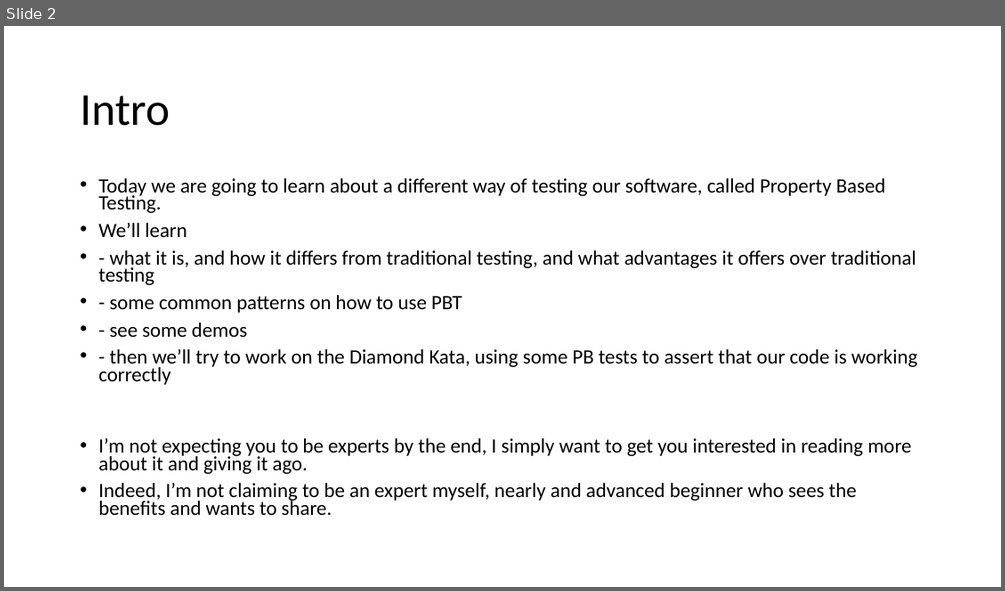
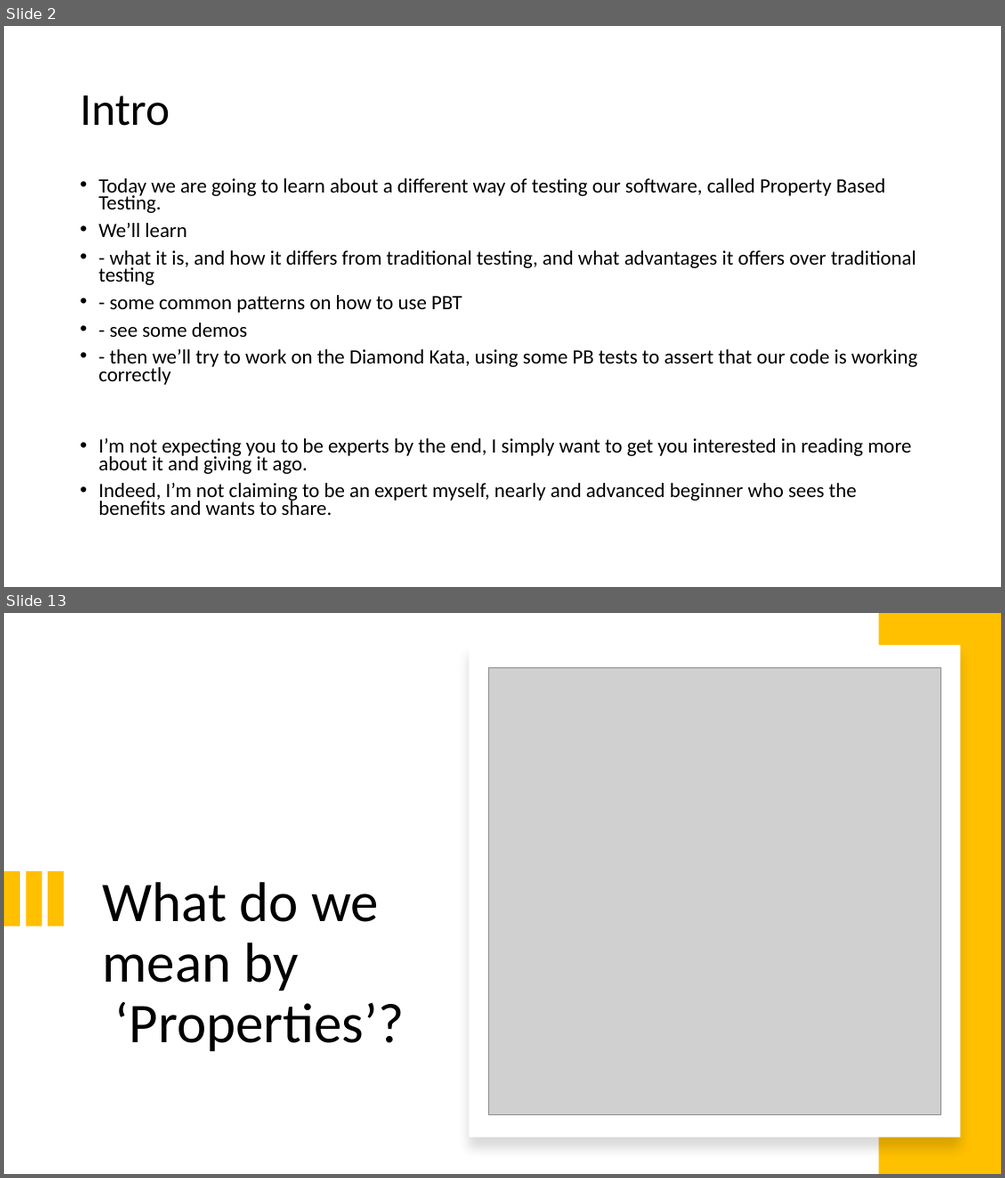
Before and after one commit to dcook-net/PropertyBasedTesting, a slide deck: Presentation1.pptx. Shown one above the other, each under a label of ours: slide 2 before the commit, slides 2 and 13 after it; the slides between them are not shown. The pictures are 1005x591 and 1005x1178 pixels, drawn with LibreOffice and Linux fonts; fonts in the diff are those of the drawing; grey boxes stand for pictures. Boxes give left, top, right and bottom in pixels: in the first picture for what was removed or moved away, otherwise in the second. Text is boxed around its words. In the diff, an @@ line names an element or a change of style, - is before the commit and + after.

```diff
--- a/Presentation1.pptx
+++ b/Presentation1.pptx
@@ slide 13 added at (4,613,1001,1174), background #FFFFFF @@
@@ rectangle added at (879,613,1001,1174), fill #FFC000 @@
@@ rectangle added at (469,645,961,1137), fill #FFFFFF @@
@@ picture added at (488,667,941,1115) @@
@@ rectangle added at (4,871,20,926), fill #FFC000 @@
@@ rectangle added at (25,871,41,926), fill #FFC000 @@
@@ rectangle added at (48,871,64,926), fill #FFC000 @@
@@ title added at (103,882,404,1051), 54 pt, text #000000 @@
+What do we mean by
+‘Properties’?
```
Also in this commit, not shown: 1 slide changed, 24 other slides added, 1 slide removed, 1 other file.
